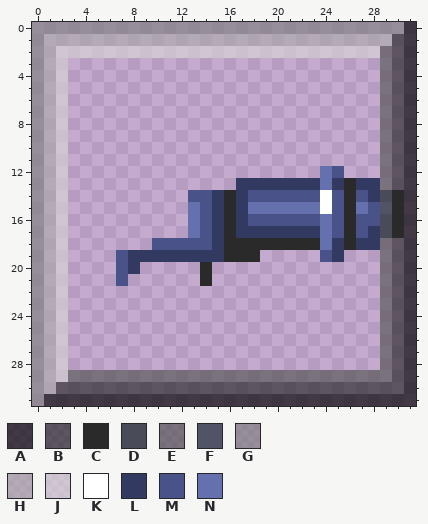
Pixel-art sprite, stored at B_O_T.gmx/sprites/images/spr_button_rocketlauncher_0.png. Above, as it was before the edit.
The file is 32x32 pixels. Colours within 5 levels of each other are drawn and written as one.
Palette (. is transparent): A #000000a9  B #2a2a2aa9  C #2a2a2a  D #494b59  E #555555a9  F #505466  G #7f7f7fa9  H #aaaaaaa9  J #d4d4d4a9  K #ffffff  L #323a61  M #495389  N #6571af
After the commit:
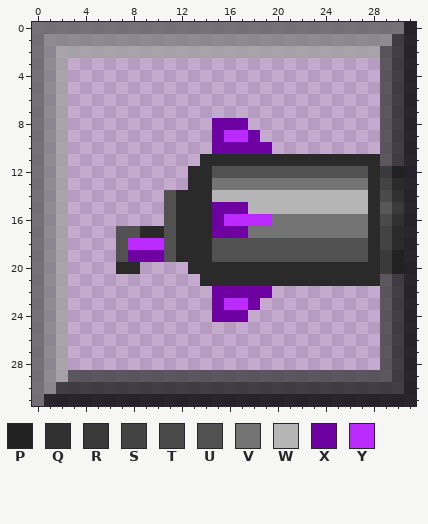
Colours new in this view: P #212121  Q #313131  R #3a3a3a  S #434343  T #4a4a4a  U #515151  V #747474  W #b5b5b5  X #6e01a1  Y #bb2aff
Diff:
colour A: #000000a9 -> #000000c8
colour B: #2a2a2aa9 -> #202020c8
colour E: #555555a9 -> #404040c8
colour F: #505466 -> #585858
colour G: #7f7f7fa9 -> #606060c8
colour H: #aaaaaaa9 -> #808080c8
colour J: #d4d4d4a9 -> #a0a0a0c8
y 8: x 15..17 ... -> XXX
y 9: x 15..18 .... -> XYYX
y 10: x 15..19 ..... -> XXXXX
y 11: x 14..28 ............... -> CCCCCCCCCCCCCCC
y 12: x 13..30 ...........NM...EB -> CCUUUUUUUUUUUUUCRP
y 13: x 13..30 ....LLLLLLLNLCLLEB -> CCVVVVVVVVVVVVVCSC
y 14: x 11..30 ..MMLCLMMMMMMKMCMLDC -> UCCCWWWWWWWWWWWWWCTQ
y 15: x 11..28 ..NMLCLNNNNNNKMCNM -> UCCCXXXWWWWWWWWWWC; x 30 C -> R
y 16: x 11..30 ..NMLCLMMMMMMNMCMMDC -> UCCCXYYYYVVVVVVVVCTQ
y 17: x 7..29 ......NMLCLLLLLLLNMCMLD -> UUCCUCCCXXXVVVVVVVVVVCS
y 18: x 7..30 ...MMMMMLCCCCCCCCNLCLLEB -> UYYYUCCCUUUUUUUUUUUUUCSC
y 19: x 7..30 MLLLLLLLLCCC.....ML...EB -> UXXXUCCCUUUUUUUUUUUUUCRP
y 20: x 7..8 ML -> CC; x 13 . -> C; x 15..30 ..............EB -> CCCCCCCCCCCCCCRP
y 21: x 7 M -> .; x 15..28 .............. -> CCCCCCCCCCCCCC
y 22: x 15..19 ..... -> XXXXX
y 23: x 15..18 .... -> XYYX
y 24: x 15..17 ... -> XXX
